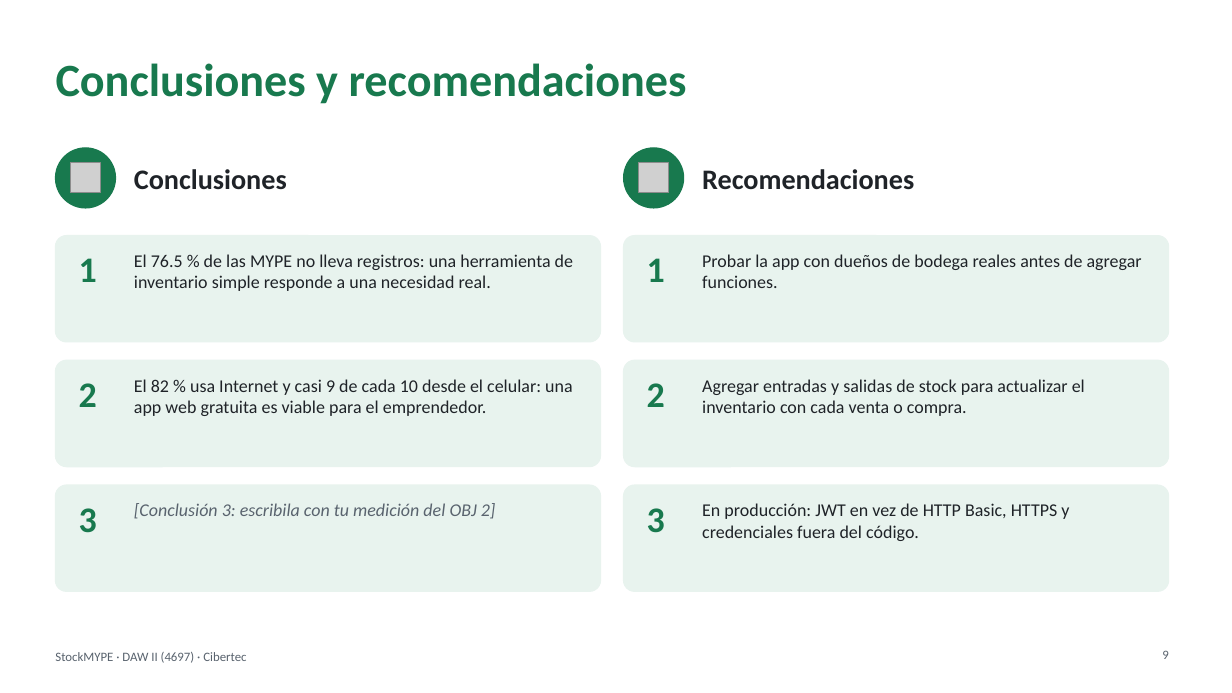
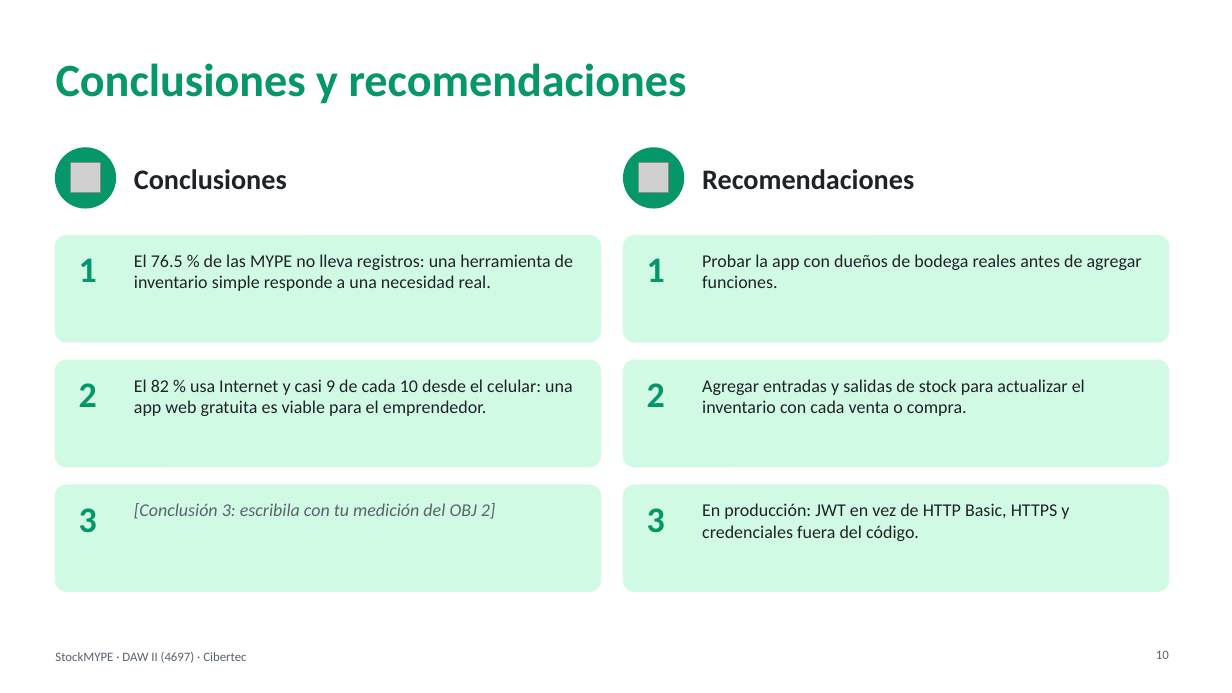
Before and after one commit to nandoxts/DAWII-4697-StockMYPE, a slide deck: slide 10 of docs/Presentacion_StockMYPE_Final.ppt (slide 9 before the commit). Drawn at 1232x693 pixels with LibreOffice and Linux fonts; fonts in the diff are those of the drawing; grey boxes stand for pictures; background and template pictures are left out. Boxes give left, top, right and bottom in pixels: in the first picture for what was removed or moved away, otherwise in the second. Text is boxed around its words. In the diff, an @@ line names an element or a change of style, - is before the commit and + after.

```diff
--- a/docs/Presentacion_StockMYPE_Final.ppt
+++ b/docs/Presentacion_StockMYPE_Final.ppt
@@ ellipse at bbox=[55, 148, 115, 208]: fill #18794E to #059669; outline #18794E 0.99 pt to #059669 0.99 pt @@
@@ ellipse at bbox=[623, 148, 683, 208]: fill #18794E to #059669; outline #18794E 0.99 pt to #059669 0.99 pt @@
@@ fill #E8F3EE to #D1FAE5; outline #E8F3EE 0.99 pt to #D1FAE5 0.99 pt in 6 elements at bbox=[55, 236, 600, 342], bbox=[55, 360, 600, 466], bbox=[55, 485, 600, 591], bbox=[623, 236, 1168, 342], bbox=[623, 360, 1168, 466], bbox=[623, 485, 1168, 591] @@
@@ text colour #18794E to #059669 in 7 elements at bbox=[56, 63, 687, 104], bbox=[79, 258, 97, 282], bbox=[79, 383, 97, 407], bbox=[79, 508, 97, 533], bbox=[647, 258, 665, 282], bbox=[647, 383, 665, 407], bbox=[647, 508, 665, 533] @@
@@ page number at bbox=[1156, 650, 1169, 659]: text changed @@
-9
+10
```
Also in this commit, not shown: 9 other slides changed, 1 slide added, 2 other files.
